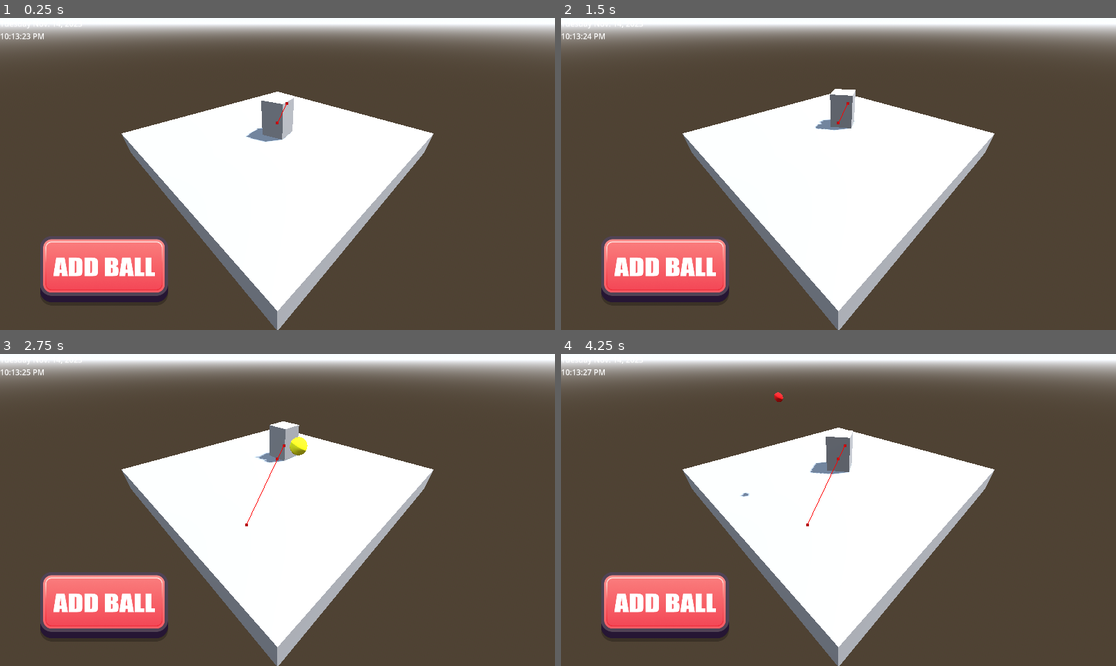
Above: before the commit, frames 1-4 (two rows, left to right).
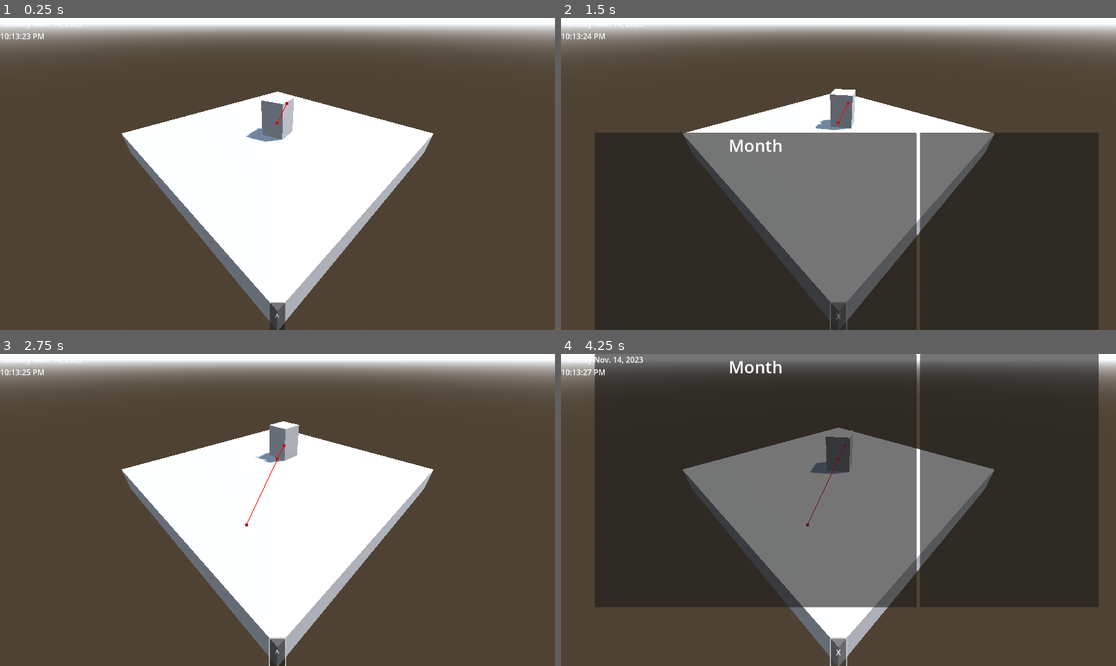
Above: after the commit, the same moments.

Repository: pinklemonadessw/PalPlanner
Game: Godot game, scene res://NavAlpha.tscn
Same seed, same stepped clock (60 frames per second), same inputs: the game is played once before the commit and once after it.
Inputs (mouse positions are in pixels of both pictures, inside the frame that each line leads up to):
- Up to frame 1 (0.25 s): no input
- Up to frame 2 (1.5 s): click (838, 317) at 0.5 s, where only the run after the commit has a clickable "^"; click (838, 317) at 1.25 s, where only the run after the commit has a clickable "X"
- Up to frame 3 (2.75 s): click (105, 606) at 2.02 s
- Up to frame 4 (4.25 s): click (666, 606) at 2.77 s; click (838, 653) at 3.5 s, where only the run after the commit has a clickable "^"

The runs differ from the first frame. In frame 1, 5.1% of the frame differs, in the area x 7-52%, y 69-100%; in frame 2, 56%; in frame 3, 5.2%; in frame 4, 76%, in the area x 6-97%, y 0-100%.

Commit message:
PalPlanner Beta
**adding basic calendar functions**

Diff:
--- /dev/null
+++ b/CalenderPanel.tscn
@@ -0,0 +1,44 @@
+[gd_scene load_steps=4 format=3 uid="uid://5d08khrwioql"]
+
+[ext_resource type="Texture2D" uid="uid://doay6s01sl6x7" path="res://assets/GUI/CalenderPanel.png" id="1_6f2lh"]
+[ext_resource type="Script" path="res://calender_panel.gd" id="2_3gfpu"]
+
+[sub_resource type="StyleBoxTexture" id="StyleBoxTexture_ed1ne"]
+texture = ExtResource("1_6f2lh")
+
+[node name="Panel" type="Panel"]
+anchors_preset = 7
+anchor_left = 0.5
+anchor_top = 1.0
+anchor_right = 0.5
+anchor_bottom = 1.0
+offset_left = -299.0
+offset_top = -91.0
+offset_right = 297.0
+offset_bottom = 561.0
+grow_horizontal = 2
+grow_vertical = 0
+theme_override_styles/panel = SubResource("StyleBoxTexture_ed1ne")
+script = ExtResource("2_3gfpu")
+
+[node name="VBoxContainer" type="VBoxContainer" parent="."]
+layout_mode = 1
+anchors_preset = -1
+anchor_left = 0.501
+anchor_top = 0.189
+anchor_right = 0.501
+anchor_bottom = 0.189
+offset_left = -189.596
+offset_top = -23.228
+offset_right = 189.404
+offset_bottom = 385.772
+
+[node name="HBoxContainer" type="HBoxContainer" parent="VBoxContainer"]
+layout_mode = 2
+
+[node name="GridContainer" type="GridContainer" parent="VBoxContainer"]
+layout_mode = 2
+columns = 7
+
+[node name="Button" type="Button" parent="VBoxContainer/GridContainer"]
+layout_mode = 2
--- a/NavAlpha.tscn
+++ b/NavAlpha.tscn
@@ -6,6 +6,7 @@
 [ext_resource type="Texture2D" uid="uid://c4l0luuui1fb0" path="res://assets/GUI/ADDBALLIDLE.png" id="4_mhklm"]
 [ext_resource type="Texture2D" uid="uid://uu28ry26477q" path="res://assets/GUI/ADDBALLCLICK.png" id="5_hh0ix"]
 [ext_resource type="Script" path="res://add_ball_button.gd" id="6_l4l38"]
+[ext_resource type="Script" path="res://control.gd" id="7_3bxgt"]
 
 [sub_resource type="NavigationMesh" id="NavigationMesh_7ake1"]
 vertices = PackedVector3Array(-4.5, 0.5, -4.5, -4.5, 0.5, 4.5, 4.5, 0.5, 4.5, 4.5, 0.5, -4.5)
@@ -26,6 +27,9 @@
 sky = SubResource("Sky_0y18s")
 
 [sub_resource type="GDScript" id="GDScript_c1q4s"]
+
+[sub_resource type="LabelSettings" id="LabelSettings_c4era"]
+font_size = 35
 
 [node name="NavigationRegion3D" type="NavigationRegion3D"]
 navigation_mesh = SubResource("NavigationMesh_7ake1")
@@ -63,13 +67,49 @@
 
 [node name="AddBallButton" type="TextureButton" parent="HUD"]
 z_as_relative = false
-offset_left = 83.0
-offset_top = 453.0
-offset_right = 563.0
-offset_bottom = 713.0
+offset_left = -380.0
+offset_top = 381.0
+offset_right = 100.0
+offset_bottom = 641.0
 scale = Vector2(0.553653, 0.553653)
 texture_normal = ExtResource("4_mhklm")
 texture_pressed = ExtResource("5_hh0ix")
 ignore_texture_size = true
 stretch_mode = 3
 script = ExtResource("6_l4l38")
+
+[node name="Control" type="CanvasLayer" parent="HUD"]
+script = ExtResource("7_3bxgt")
+
+[node name="CalendarButton" type="Button" parent="HUD/Control"]
+anchors_preset = 7
+anchor_left = 0.5
+anchor_top = 1.0
+anchor_right = 0.5
+anchor_bottom = 1.0
+offset_left = -16.0
+offset_top = -57.0
+offset_right = 16.0
+grow_horizontal = 2
+grow_vertical = 0
+text = "^"
+
+[node name="CalendarPanel" type="Panel" parent="HUD/Control"]
+offset_left = 70.0
+offset_top = 667.0
+offset_right = 738.0
+offset_bottom = 1193.0
+
+[node name="TaskList" type="Panel" parent="HUD/Control/CalendarPanel"]
+offset_left = 675.0
+offset_right = 1046.0
+offset_bottom = 526.0
+
+[node name="Label" type="Label" parent="HUD/Control/CalendarPanel"]
+layout_mode = 0
+offset_right = 668.0
+offset_bottom = 53.0
+text = "Month"
+label_settings = SubResource("LabelSettings_c4era")
+horizontal_alignment = 1
+vertical_alignment = 1
--- /dev/null
+++ b/calender_panel.gd
@@ -0,0 +1,86 @@
+extends Panel
+
+@onready var vbox: VBoxContainer = $VBoxContainer
+@onready var grid: GridContainer = $VBoxContainer/GridContainer
+@onready var add_task_button: Button = $VBoxContainer/AddTaskButton
+@onready var month_label: Label = $VBoxContainer/MonthLabel
+
+var current_year: int
+var current_month: int
+var current_day: int
+
+func _ready() -> void:
+	# Get current date.
+	var dt: Dictionary = Time.get_datetime_dict_from_system(false)
+	current_year = dt["year"]
+	current_month = dt["month"]
+	current_day = dt["day"]
+
+	month_label.text = "Month: " + str(current_month) + " " + str(current_year)
+	generate_calendar()
+
+	# Initially hide the Add Task button.
+	add_task_button.visible = false
+	# Connect the button's pressed signal using a Callable.
+	add_task_button.pressed.connect(Callable(self, "_on_add_task_button_pressed"))
+
+func generate_calendar() -> void:
+	# Remove previous day buttons.
+	for child in grid.get_children():
+		child.queue_free()
+
+	# Determine the weekday for the first day and total days in the month.
+	var first_day_weekday = get_first_day_weekday(current_year, current_month)
+	var days_in_month = get_days_in_month(current_year, current_month)
+
+	# Add empty controls for days before the first day.
+	for i in range(first_day_weekday):
+		var empty = Control.new()
+		grid.add_child(empty)
+
+	# Create a button for each day.
+	for day in range(1, days_in_month + 1):
+		var day_button = Button.new()
+		day_button.text = str(day)
+		day_button.name = str(day)
+
+		# Highlight today’s date.
+		if day == current_day:
+			day_button.add_theme_color_override("font_color", Color(1, 0, 0))
+
+		# Connect the pressed signal using a Callable and bind the day value.
+		day_button.pressed.connect(Callable(self, "_on_day_selected"), [day])
+		grid.add_child(day_button)
+
+# Returns the weekday (0 = Sunday) for the first day of the given month.
+func get_first_day_weekday(year: int, month: int) -> int:
+	var a = floor((14 - month) / 12)
+	var y = year - a
+	var m = month + 12 * a - 2
+	var d = (1 + y + floor(y / 4) - floor(y / 100) + floor(y / 400) + floor(31 * m / 12)) % 7
+	return int(d)
+
+# Returns the number of days in the month.
+func get_days_in_month(year: int, month: int) -> int:
+	match month:
+		1, 3, 5, 7, 8, 10, 12:
+			return 31
+		4, 6, 9, 11:
+			return 30
+		2:
+			if ((year % 4 == 0 and year % 100 != 0) or (year % 400 == 0)):
+				return 29
+			else:
+				return 28
+		_:
+			return 30
+
+# Called when a day button is pressed. 'day' is passed as an extra argument.
+func _on_day_selected(day: int) -> void:
+	print("Day selected: ", day)
+	add_task_button.visible = true
+	add_task_button.text = "Add Task for " + str(current_month) + "/" + str(day) + "/" + str(current_year)
+
+func _on_add_task_button_pressed() -> void:
+	# Implement your task-adding logic here.
+	print("Adding task for selected date.")
--- /dev/null
+++ b/control.gd
@@ -0,0 +1,44 @@
+extends CanvasLayer
+
+var calendar_expanded = false
+var hidden_y = 0
+
+@onready var calendar_panel = $CalendarPanel
+@onready var calendar_button = $CalendarButton
+
+func _ready():
+	# Calculate the off-screen Y position using the viewport's visible rectangle (Godot 4.3.stable)
+	hidden_y = get_viewport().get_visible_rect().size.y
+	# Position the panel off-screen and hide it
+	calendar_panel.position.y = hidden_y
+	calendar_panel.visible = false
+	# Set the initial button text to "^"
+	calendar_button.text = "^"
+	# Connect the button's pressed signal using Godot 4.3.stable syntax
+	calendar_button.pressed.connect(_on_CalendarButton_pressed)
+
+func _on_CalendarButton_pressed():
+	if not calendar_expanded:
+		# Show the panel and animate it into view (target y = 0)
+		calendar_panel.visible = true
+		var tween = create_tween()
+		tween.tween_property(calendar_panel, "position:y", 0, 0.5)
+		# When the tween completes, call on_expand_complete()
+		tween.tween_callback(Callable(self, "on_expand_complete"))
+	else:
+		# Animate the panel out (back to hidden_y)
+		var tween = create_tween()
+		tween.tween_property(calendar_panel, "position:y", hidden_y, 0.5)
+		# When the tween completes, call on_retract_complete()
+		tween.tween_callback(Callable(self, "on_retract_complete"))
+
+func on_expand_complete():
+	# Update the button text and state once expanded
+	calendar_button.text = "X"
+	calendar_expanded = true
+
+func on_retract_complete():
+	# Hide the panel and revert the button text and state once retracted
+	calendar_panel.visible = false
+	calendar_button.text = "^"
+	calendar_expanded = false
--- a/panel.gd
+++ /dev/null
@@ -1 +0,0 @@
-extends Panel
--- a/project.godot
+++ b/project.godot
@@ -26,4 +26,5 @@
 
 [rendering]
 
-renderer/rendering_method="mobile"
+renderer/rendering_method="gl_compatibility"
+renderer/rendering_method.mobile="gl_compatibility"
Not shown: 1 places in NavAlpha.tscn that only renumber resources
Binary file added: assets/GUI/CalenderPanel.png
Not shown, added: assets/GUI/CalenderPanel.png.import
Not shown, changed: .DS_Store
Not shown, changed: assets/.DS_Store
